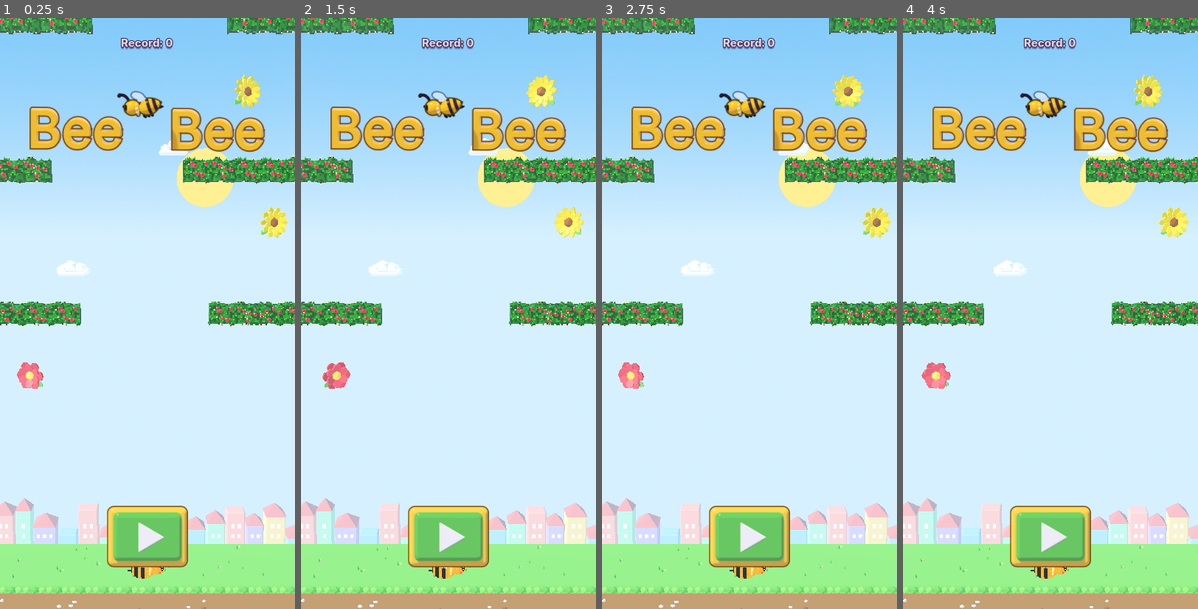
Above: before the commit, frames 1-4 (left to right).
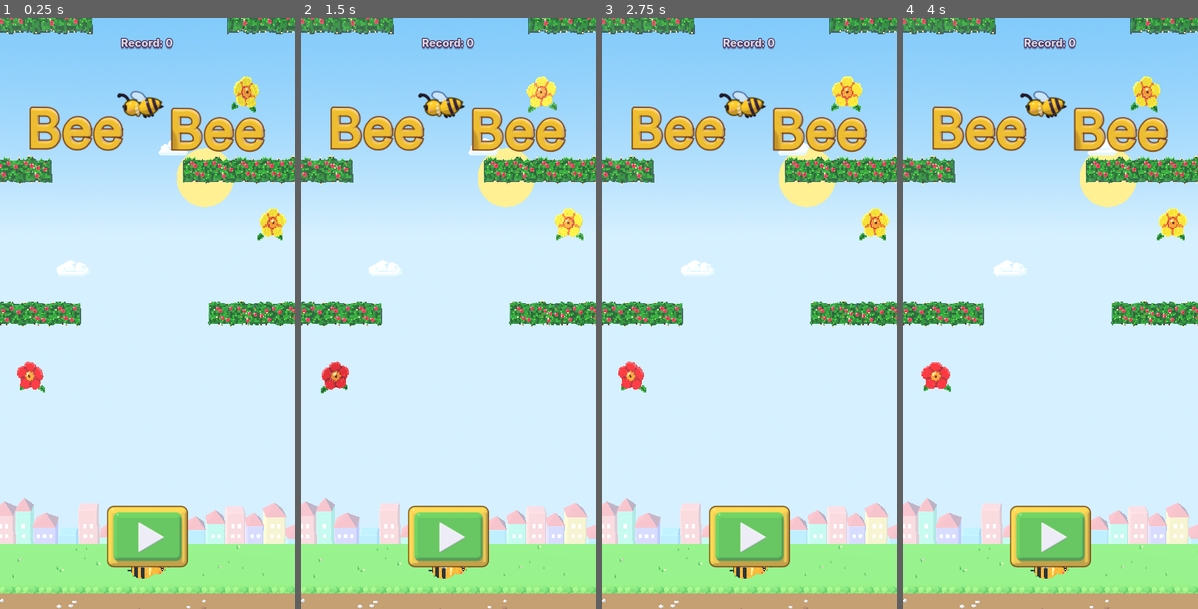
Above: after the commit, the same moments.

Repository: costanoy/bee-bee
Game: Godot game, scene res://scenes/main.tscn
Same seed, same stepped clock (60 frames per second), same inputs: the game is played once before the commit and once after it.
Inputs (mouse positions are in pixels of both pictures, inside the frame that each line leads up to):
- Up to frame 1 (0.25 s): no input
- Up to frame 2 (1.5 s): move the mouse to (513, 283) at 0.52 s; click (513, 283) at 0.67 s; move the mouse to (389, 343) at 1.27 s; click (389, 343) at 1.42 s
- Up to frame 3 (2.75 s): move the mouse to (779, 183) at 2.02 s; click (779, 183) at 2.17 s
- Up to frame 4 (4 s): move the mouse to (1035, 431) at 2.77 s; click (1035, 431) at 2.92 s; move the mouse to (1139, 402) at 3.52 s; click (1139, 402) at 3.67 s

The runs differ from the first frame. In frame 1, 1.0% of the frame differs, in the area x 5-98%, y 9-64%; in frame 2, 1.0%; in frame 3, 1.1%; in frame 4, 1.1%, in the area x 6-97%, y 9-64%.

Commit message:
Voxel flowers in the game
The voxel flowers were approved as built, so the three flower slots now
load flower_voxel_*.glb. They are modelled at their in-game size on the
shared voxel grid, so FLOWER_SCALE drops from 1.25 to 1.0 to keep their
cubes the same size as the bee's and the hedge's.

Co-Authored-By: Claude Opus 5.5 <noreply@anthropic.com>

Diff:
--- a/scripts/view3d.gd
+++ b/scripts/view3d.gd
@@ -14,12 +14,17 @@
 const PX := 40.0                 # game px per 3D unit (the screen is 10 units wide)
 const FOV := 50.0
 const BEE_SCALE := 0.8
-const FLOWER_SCALE := 1.25
+const FLOWER_SCALE := 1.0        # voxel flowers are built at their in-game size
 const CAM_PITCH := 7.0           # degrees, looking slightly down onto the play plane
 # voxel hedge tiles (make_voxel_hedge.py): 24 cubes = 0.96 units wide
 const HEDGE_VARIANTS := ["hedge_voxel_a", "hedge_voxel_b", "hedge_voxel_c"]
 const HEDGE_TILE_W := 0.96
-var voxel := {"bee": "bee_voxel"}
+var voxel := {
+	"bee": "bee_voxel",
+	"flower_red": "flower_voxel_red",
+	"flower_yellow": "flower_voxel_yellow",
+	"flower_blue": "flower_voxel_blue",
+}
 const BACKDROP_DEPTH := 95.0     # far enough to scroll at ~1/5 of the climb rate
 const SUN_Y := 26.0
 
Not shown, changed: CONTEXTO_PROJETO.md
